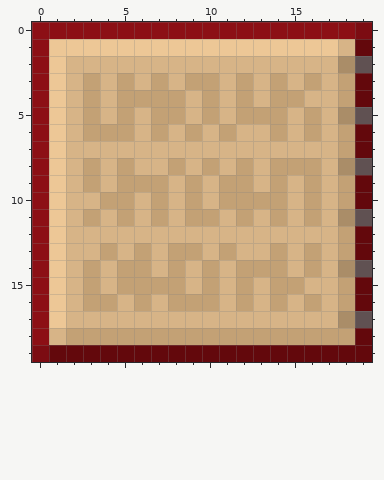
Pixel-art sprite, stored at pypacks/assets/images/reference_book_icons/blank_icon.png. Above: the version before the commit.
The file is 20x20 pixels. Colours within 5 levels of each other are drawn and written as one.
New version:
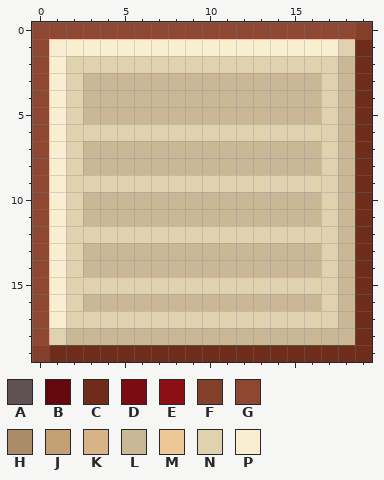
Palette (. is transparent): A #605152  B #63080c  C #6d2d1a  D #7c0c12  E #8c0f15  F #843f2a  G #8d4732  H #aa8d68  J #c3a175  K #d7b487  L #c9b796  M #edc796  N #e0d2ae  P #f9eed0
Difference:
Changed rows in their new state; - is an unchanged pixel.
first column x 0:
 0 GGGGGGGGGGGGGGGGGGGF
 1 GPPPPPPPPPPPPPPPPPNC
 2 GPNNNNNNNNNNNNNNNNLC
 3 GPNLLLLLLLLLLLLLLNLC
 4 GPNLLLLLLLLLLLLLLNLC
 5 GPNLLLLLLLLLLLLLLNLC
 6 GPNNNNNNNNNNNNNNNNLC
 7 GPNLLLLLLLLLLLLLLNLC
 8 GPNLLLLLLLLLLLLLLNLC
 9 GPNNNNNNNNNNNNNNNNLC
10 GPNLLLLLLLLLLLLLLNLC
11 GPNLLLLLLLLLLLLLLNLC
12 GPNNNNNNNNNNNNNNNNLC
13 GPNLLLLLLLLLLLLLLNLC
14 GPNLLLLLLLLLLLLLLNLC
15 GPNNNNNNNNNNNNNNNNLC
16 GPNLLLLLLLLLLLLLLNLC
17 GPNNNNNNNNNNNNNNNNLC
18 GNLLLLLLLLLLLLLLLLLC
19 FCCCCCCCCCCCCCCCCCCC
